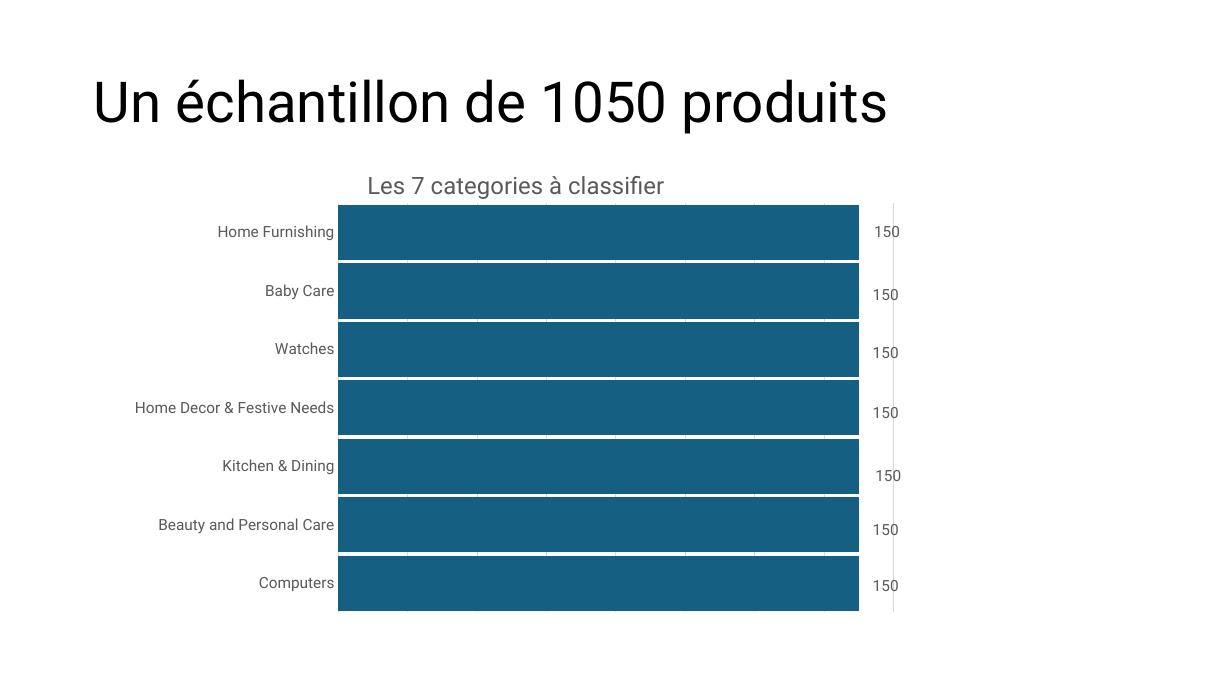
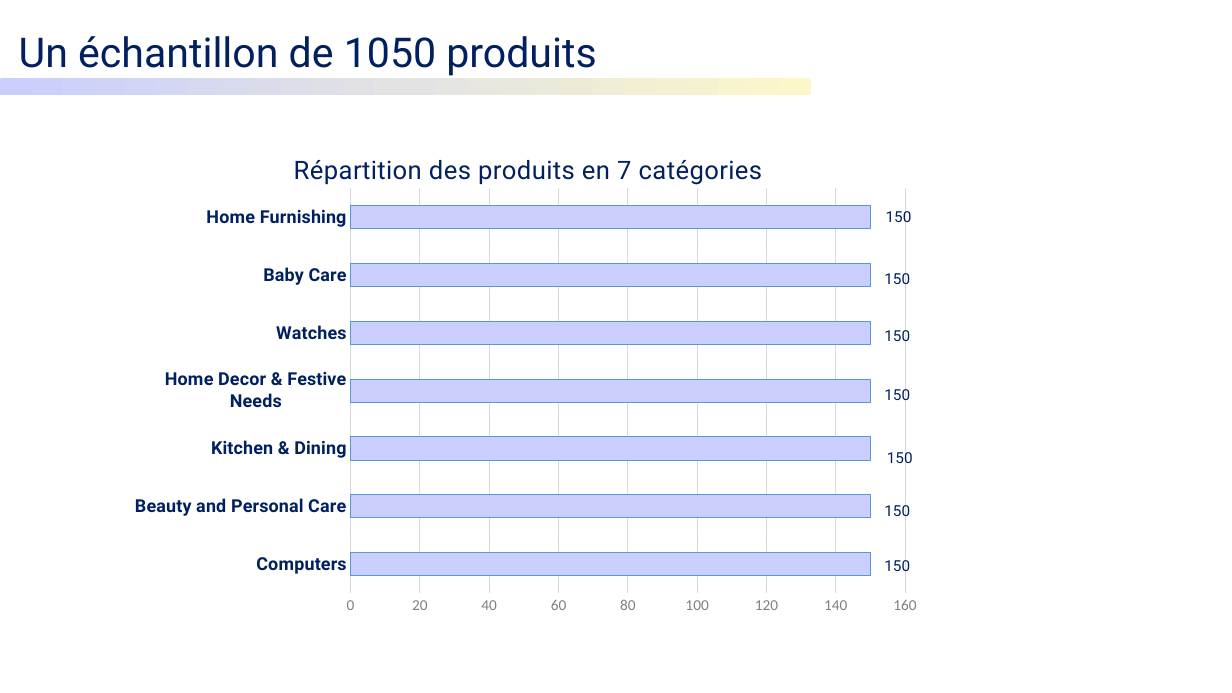
Before and after one commit to Hedredo/oc_projet_6, a slide deck: slide 7 of 5_presentation_072024.pptx (slide 5 before the commit). Drawn at 1232x693 pixels with LibreOffice and Linux fonts; fonts in the diff are those of the drawing. Boxes give left, top, right and bottom in pixels: in the first picture for what was removed or moved away, otherwise in the second. Text is boxed around its words. In the diff, an @@ line names an element or a change of style, - is before the commit and + after.

```diff
--- a/5_presentation_072024.pptx
+++ b/5_presentation_072024.pptx
@@ text "Un échantillon de 1050 produits": place and size @@
-text "Un échantillon de 1050 produits" at [94, 79, 889, 134]
+text "Un échantillon de 1050 produits" at [19, 36, 596, 76]
@@ text "Un échantillon de 1050 produits" at [19, 36, 596, 76]: size 44 to 32 pt, text colour #000000 to #002060; line spacing 0.9 to 1; vertical alignment middle to top @@
@@ rounded rectangle added at [0, 79, 811, 95], fill gradient #FCF7C9 to #E3E3E3 to #C9CEFC @@
@@ bar chart at [135, 137, 921, 615] @@
@@ title "Les 7 categories à classifier " to "Répartition des produits en 7 catégories " @@
@@ colour of Series 1 #156082 to #C9CEFC @@
@@ data labels of Series 1 changed @@
@@ category axis changed @@
@@ value axis changed @@
@@ bar spacing changed @@
@@ lettering changed @@
@@ bar chart: place and size @@
-bar chart at [124, 151, 909, 628]
+bar chart at [135, 137, 921, 615]
```
Also in this commit, not shown: 18 other slides changed, 6 slides added, 2 slides removed, 9 other files.
